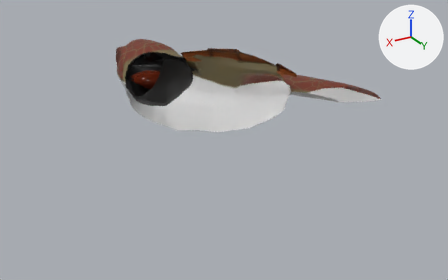
The FBX model Assets/Turtle/Turtle_animation.fbx: old version first, new version second.
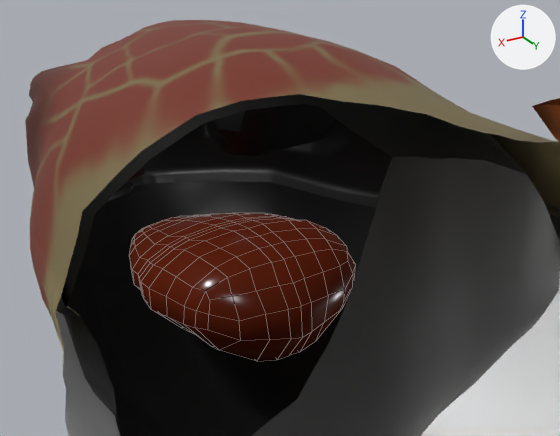
Old and new are each drawn whole from a 50 mm lens placed at (8.31, 14.57, 6.73), pointed at (0.0, 0.73, -0.19) and again close up from a 50 mm lens placed at (1.74, -0.95, 2.17), pointed at (-0.33, -4.4, 0.44). The lights are fixed; the arrows at upper right show +X, +Y and +Z. The close-ups show mesh edges as thin lines. Everything nearer to the camera than a plane just in front of the edit is cut away. Where no turn or scale is listed for an object, it has been applied to the vertices.

Objects in the first close-up: 'Tortios', 'Tortios.002'.
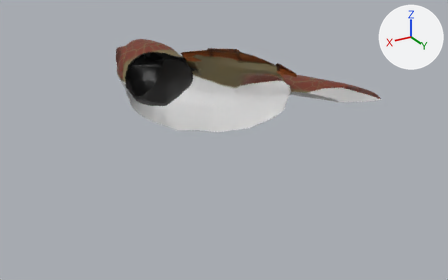
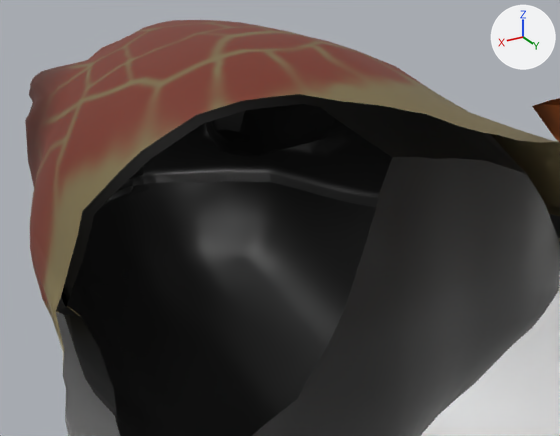
Location of each change, (x1, y1, x2, y2) in pixels of the close-ups (560 x 436 px):
'Tortios.002', deleted (brown): before (129, 213, 356, 361)

Patch to the scene script:
```diff
--- a/Assets/Turtle/Turtle_animation.fbx.py
+++ b/Assets/Turtle/Turtle_animation.fbx.py
@@ ob_tortios_002 @@
-ob_tortios_002 = bpy.data.objects.new('Tortios.002', me_cube_002)
-ob_tortios_002.location = (0.0, 0.0, 0.0)
```
